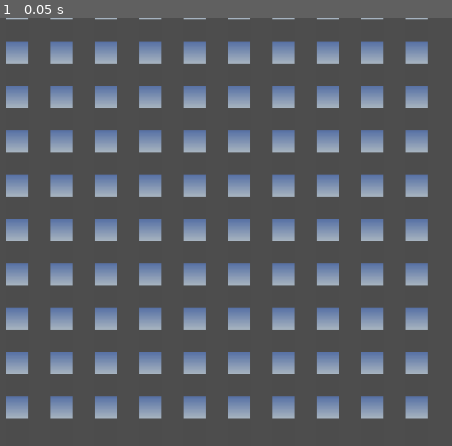
Above: before the commit, frame 1.
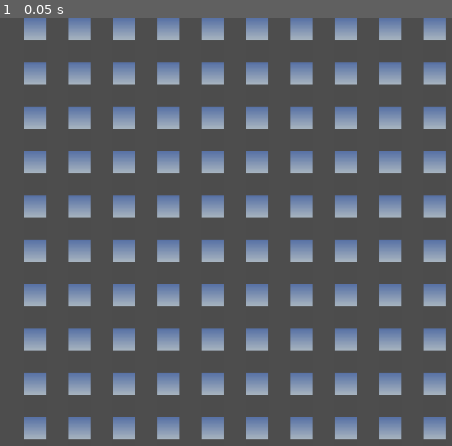
Above: after the commit, the same moment.

Repository: JudiTeller/smog-of-war
Game: Godot game, scene res://scenes/testworld.tscn
Same seed, same stepped clock (60 frames per second), same inputs: the game is played once before the commit and once after it. A sky picture missing from this copy of the repository is replaced by a grey-blue gradient.
Inputs:
- Up to frame 1 (0.05 s): no input

The runs differ from the first frame. In frame 1, 50% of the frame differs, in the area x 1-99%, y 0-99%.

Commit message:
removed unused controller mappings

Diff:
--- a/entities/buildings/skyscraper1/skyscraper1.gd
+++ b/entities/buildings/skyscraper1/skyscraper1.gd
@@ -4,6 +4,7 @@
 # Called when the node enters the scene tree for the first time.
 func _ready():
     $Timer.start()
+
 
 
 # Called every frame. 'delta' is the elapsed time since the previous frame.
--- a/entities/buildings/skyscraper1/skyscraper1.tscn
+++ b/entities/buildings/skyscraper1/skyscraper1.tscn
@@ -36,6 +36,7 @@
 [node name="AnimatedSprite2D" type="AnimatedSprite2D" parent="."]
 texture_filter = 1
 sprite_frames = SubResource("SpriteFrames_tvff8")
+animation = &"hidden"
 
 [node name="Timer" type="Timer" parent="."]
 
--- a/project.godot
+++ b/project.godot
@@ -14,3 +14,31 @@
 run/main_scene="res://scenes/testworld.tscn"
 config/features=PackedStringArray("4.1", "Forward Plus")
 config/icon="res://icon.svg"
+
+[input]
+
+ui_select={
+"deadzone": 0.5,
+"events": [Object(InputEventKey,"resource_local_to_scene":false,"resource_name":"","device":0,"window_id":0,"alt_pressed":false,"shift_pressed":false,"ctrl_pressed":false,"meta_pressed":false,"pressed":false,"keycode":32,"physical_keycode":0,"key_label":0,"unicode":32,"echo":false,"script":null)
+]
+}
+ui_left={
+"deadzone": 0.5,
+"events": [Object(InputEventKey,"resource_local_to_scene":false,"resource_name":"","device":0,"window_id":0,"alt_pressed":false,"shift_pressed":false,"ctrl_pressed":false,"meta_pressed":false,"pressed":false,"keycode":4194319,"physical_keycode":0,"key_label":0,"unicode":0,"echo":false,"script":null)
+]
+}
+ui_right={
+"deadzone": 0.5,
+"events": [Object(InputEventKey,"resource_local_to_scene":false,"resource_name":"","device":0,"window_id":0,"alt_pressed":false,"shift_pressed":false,"ctrl_pressed":false,"meta_pressed":false,"pressed":false,"keycode":4194321,"physical_keycode":0,"key_label":0,"unicode":0,"echo":false,"script":null)
+]
+}
+ui_up={
+"deadzone": 0.5,
+"events": [Object(InputEventKey,"resource_local_to_scene":false,"resource_name":"","device":0,"window_id":0,"alt_pressed":false,"shift_pressed":false,"ctrl_pressed":false,"meta_pressed":false,"pressed":false,"keycode":4194320,"physical_keycode":0,"key_label":0,"unicode":0,"echo":false,"script":null)
+]
+}
+ui_down={
+"deadzone": 0.5,
+"events": [Object(InputEventKey,"resource_local_to_scene":false,"resource_name":"","device":0,"window_id":0,"alt_pressed":false,"shift_pressed":false,"ctrl_pressed":false,"meta_pressed":false,"pressed":false,"keycode":4194322,"physical_keycode":0,"key_label":0,"unicode":0,"echo":false,"script":null)
+]
+}
--- a/scenes/testworld.tscn
+++ b/scenes/testworld.tscn
@@ -6,5 +6,5 @@
 script = ExtResource("1_qosy7")
 
 [node name="Camera2D" type="Camera2D" parent="."]
-position = Vector2(267, 145)
+position = Vector2(254, 130)
 zoom = Vector2(2, 2)
